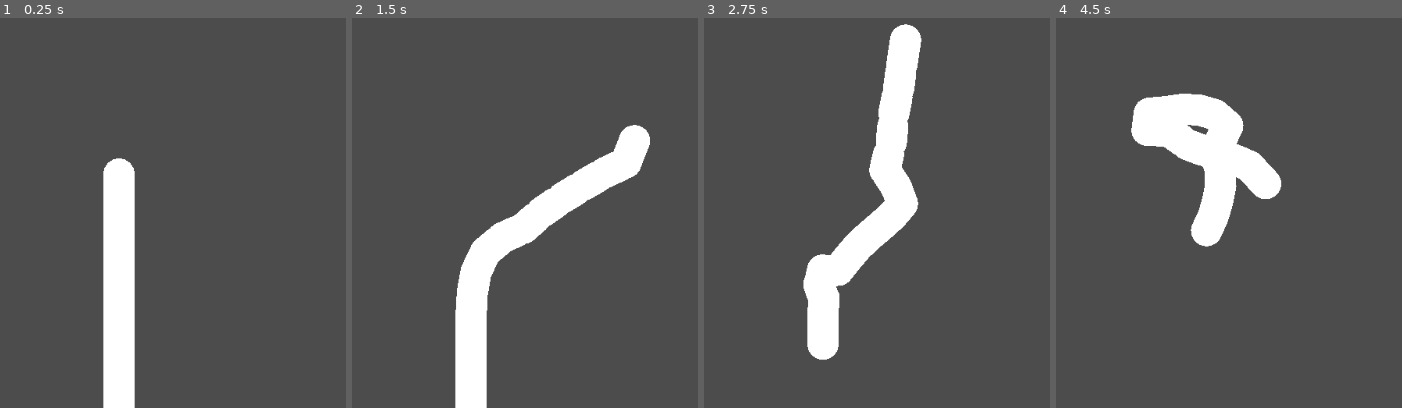
Above: before the commit, frames 1-4 (left to right).
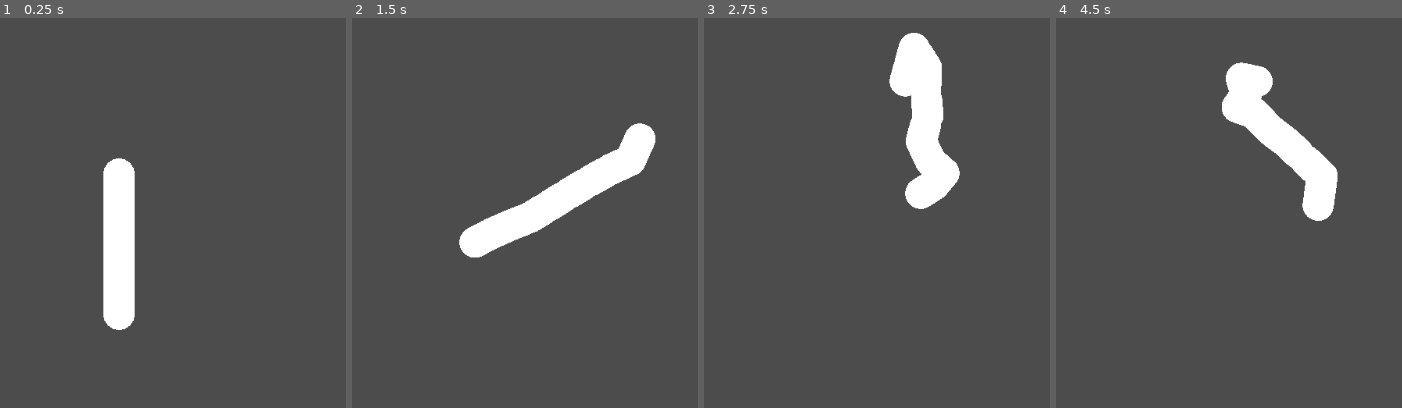
Above: after the commit, the same moments.

Repository: jrburga/WormProject
Game: Godot game, scene res://Main/Main2D.tscn
Same seed, same stepped clock (60 frames per second), same inputs: the game is played once before the commit and once after it.
Inputs (mouse positions are in pixels of both pictures, inside the frame that each line leads up to):
- Up to frame 1 (0.25 s): no input
- Up to frame 2 (1.5 s): tap Enter at 0.5 s; move the mouse to (646, 150) at 0.52 s; press the mouse at (646, 150) at 0.53 s; release the mouse at (646, 150) at 1.25 s; drag from (outside the picture) to (431, 267) at 1.27 s
- Up to frame 3 (2.75 s): move the mouse to (904, 72) at 2.02 s; press the mouse at (904, 72) at 2.03 s
- Up to frame 4 (4.5 s): release the mouse at (1256, 72) at 2.75 s; drag from (1135, 267) to (outside the picture) at 2.77 s; move the mouse to (outside the picture) at 3.52 s; press the mouse at (outside the picture) at 3.53 s; release the mouse at (outside the picture) at 4.25 s; drag from (outside the picture) to (outside the picture) at 4.27 s

The runs differ from the first frame. In frame 1, 1.9% of the frame differs, in the area x 29-40%, y 76-100%; in frame 2, 5.1%; in frame 3, 11%; in frame 4, 12%, in the area x 21-82%, y 11-59%.

Commit message:
Drawing optimization
don't redraw every frame. Just need to rotate. Also, shrink worm

Diff:
--- a/Draw2D/Draw2D.gd
+++ b/Draw2D/Draw2D.gd
@@ -19,9 +19,6 @@
 #	pass
 
 func _draw():
-
-
-
 	var body = get_parent()
 	var worm = get_parent().get_parent()
 
@@ -34,18 +31,29 @@
 		if (parent):
 			draw_circle(Vector2(-radius, 0), radius, color)
 			draw_rect(Rect2(Vector2(-radius, -radius), Vector2(radius, 2 * radius)), color)
-			var direction : Vector2 = - (parent.transform.origin - body.transform.origin)
-			self.rotation = direction.angle()
 		elif child:
 			draw_rect(Rect2(Vector2(-radius, -radius), Vector2(radius, 2 * radius)), color)
-			var direction : Vector2 = body.transform.origin - child.transform.origin
-			self.rotation = direction.angle()
 	else:
 		draw_circle(Vector2(-radius, 0), radius, color)
 		draw_rect(Rect2(Vector2(-radius, -radius), Vector2(radius, 2 * radius)), color)
 
 func _physics_process(delta):
-	update()
+	var body = get_parent()
+	var worm = get_parent().get_parent()
+
+	if worm.has_method("get_segment"):
+		radius = worm.segment_radius
+		var index = worm.get_index_of_segment(body)
+		var parent = worm.get_segment(index - 1)
+		var child = worm.get_segment(index + 1)
+		if (parent):
+			var direction : Vector2 = - (parent.transform.origin - body.transform.origin)
+			self.rotation = direction.angle()
+		elif child:
+
+			var direction : Vector2 = body.transform.origin - child.transform.origin
+			self.rotation = direction.angle()
+
 
 func _set_radius(value):
 	radius = value
--- a/Main/Main2D.tscn
+++ b/Main/Main2D.tscn
@@ -5,7 +5,7 @@
 [node name="Main2D" type="Node2D"]
 
 [node name="Worm2D" parent="." instance=ExtResource( 1 )]
-num_segments = 20
+num_segments = 10
 
 [node name="Camera2D" type="Camera2D" parent="."]
 current = true
